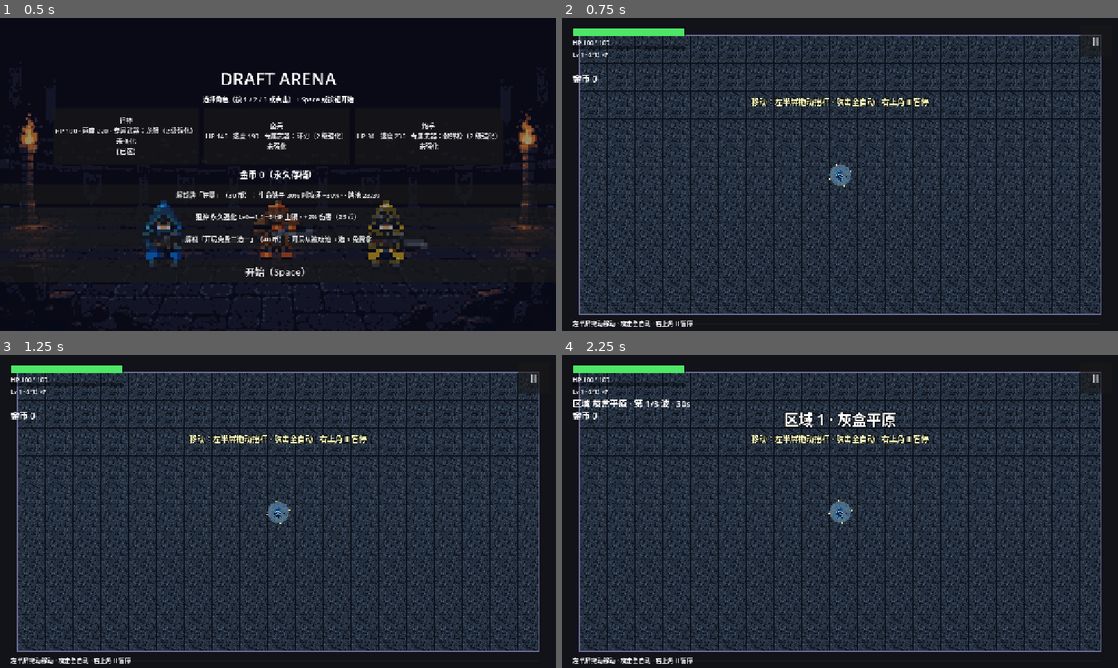
Above: before the commit, frames 1-4 (two rows, left to right).
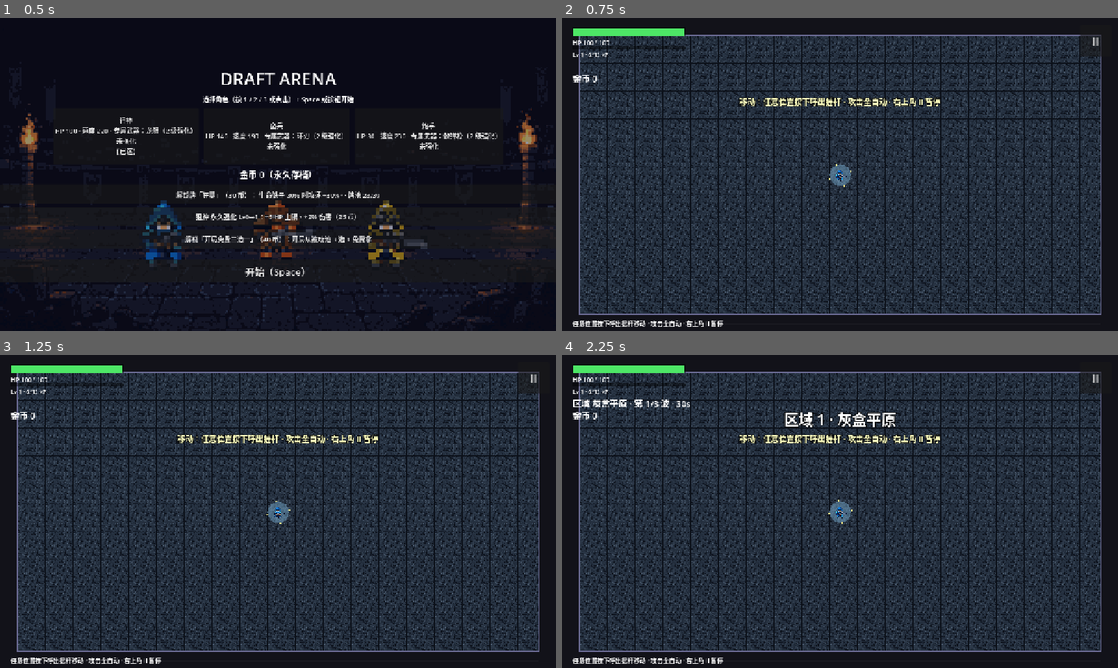
Above: after the commit, the same moments.

Repository: roy-reed/draft-arena
Game: Godot game, scene res://scenes/main.tscn
The game is run twice, just before and just after one commit, with the same random seed, the same clock (stepped at 60 frames per second) and the same inputs.
Inputs:
- Up to frame 1 (0.5 s): no input
- Up to frame 2 (0.75 s): click "开始（Space）" at 0.5 s
- Up to frame 3 (1.25 s): no input
- Up to frame 4 (2.25 s): click "II" at 1.25 s; click "继续" at 2 s

Frame 1 is identical in both runs. In frame 2, 1.2% of the frame differs, in the area x 1-68%, y 25-99%; in frame 3, 1.2%; in frame 4, 1.2%.

Commit message:
fix(mobile): 触屏提示改为任意位置呼出摇杆（桌面文案不变）

Diff:
--- a/scripts/tests/screen_layout_test.gd
+++ b/scripts/tests/screen_layout_test.gd
@@ -128,7 +128,7 @@
 	_eq(ui.hp_fill.get_parent().size, Vector2(338, 29), "mobile hp bar scaled")
 	_eq(ui.coin_label.global_position, Vector2(24, 161), "mobile left column spaced (124*1.3)")
 	_eq(ui.draft_buttons[0].custom_minimum_size, Vector2(299, 169), "mobile card size scaled")
-	_txt(ui.hud_hint.text, "左半屏拖动移动 · 攻击全自动 · 右上角 II 暂停", "mobile starts with touch hint")
+	_txt(ui.hud_hint.text, "任意位置按下呼出摇杆移动 · 攻击全自动 · 右上角 II 暂停", "mobile starts with touch hint")
 	_txt(ui.start_btn.text, "开始", "mobile start button has no key hint")
 	ui.set_text_touch(false)  # 接了手柄/键盘
 	_txt(ui.hud_hint.text, "WASD / 方向键移动 · 攻击全自动 · ESC 暂停 · F11 全屏", "switches to keyboard hint")
--- a/scripts/ui.gd
+++ b/scripts/ui.gd
@@ -49,13 +49,13 @@
 var pause_buttons := {}
 # 每条提示的 [键鼠版, 触屏版]；键鼠版与原文完全一致
 const TEXTS := {
-	"hud_hint": ["WASD / 方向键移动 · 攻击全自动 · ESC 暂停 · F11 全屏", "左半屏拖动移动 · 攻击全自动 · 右上角 II 暂停"],
+	"hud_hint": ["WASD / 方向键移动 · 攻击全自动 · ESC 暂停 · F11 全屏", "任意位置按下呼出摇杆移动 · 攻击全自动 · 右上角 II 暂停"],
 	"menu_hint": ["选择角色（按 1 / 2 / 3 或点击），Space 或按钮开始", "点选角色，再点“开始”"],
 	"start": ["开始（Space）", "开始"],
 	"resume": ["继续（ESC / Space）", "继续"],
 	"restart": ["重开本局（R）", "重开本局"],
 	"quit": ["退出游戏（Q）", "退出游戏"],
-	"tutorial": ["移动：WASD / 方向键 · 攻击全自动 · ESC 暂停", "移动：左半屏拖动摇杆 · 攻击全自动 · 右上角 II 暂停"],
+	"tutorial": ["移动：WASD / 方向键 · 攻击全自动 · ESC 暂停", "移动：任意位置按下呼出摇杆 · 攻击全自动 · 右上角 II 暂停"],
 	"press_restart": ["按 R 重开", "点“重开”按钮再来一局"],
 	"press_retry": ["按 R 重试", "点“重开”按钮重试"],
 }
